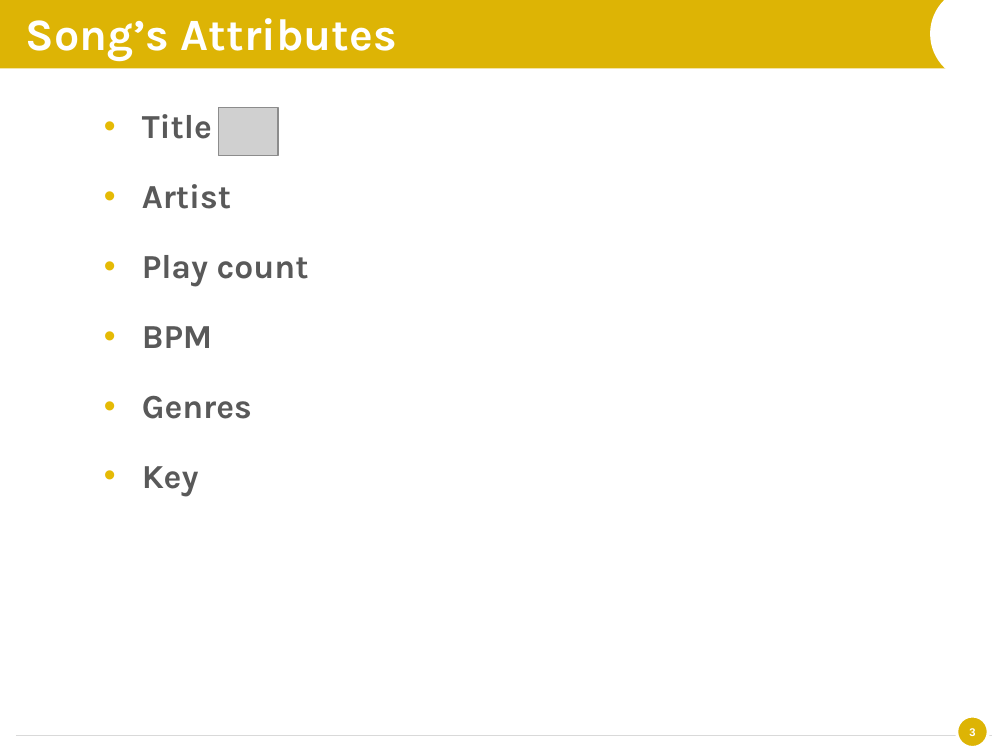
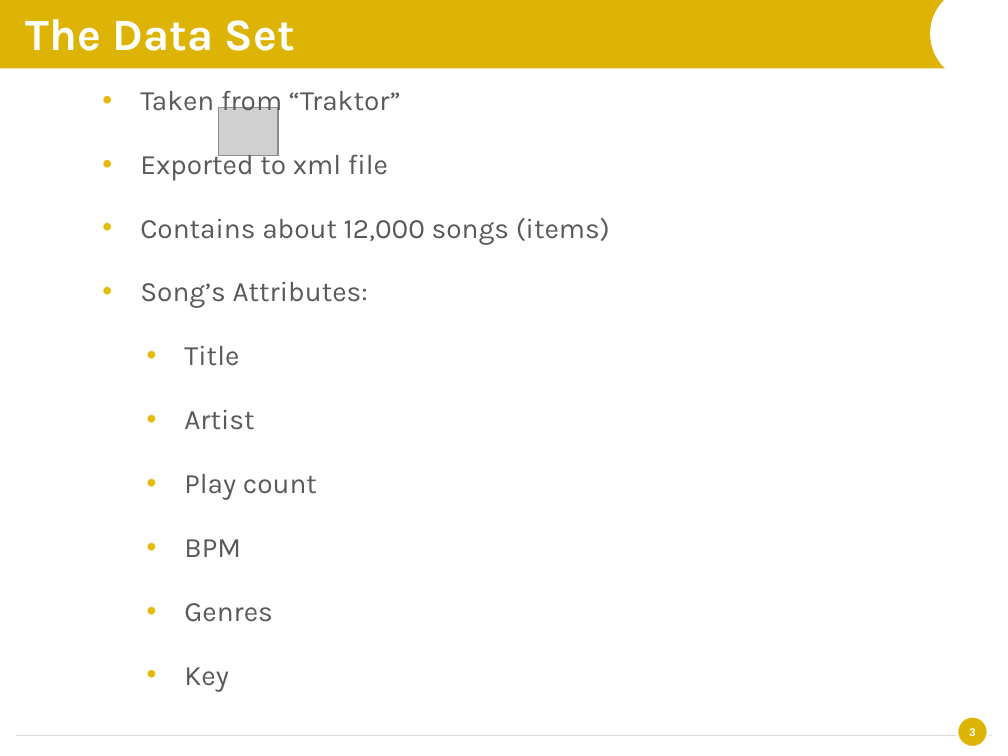
Before and after one commit to tomerwi/GuyshaProject, a slide deck: slide 4 of Report/Presentation.pptx. Drawn at 1008x756 pixels with LibreOffice and Linux fonts; fonts in the diff are those of the drawing; grey boxes stand for pictures. Boxes give left, top, right and bottom in pixels: in the first picture for what was removed or moved away, otherwise in the second. Text is boxed around its words. In the diff, an @@ line names an element or a change of style, - is before the commit and + after.

```diff
--- a/Report/Presentation.pptx
+++ b/Report/Presentation.pptx
@@ text at [26, 19, 295, 51]: text changed @@
-Song’s Attributes
+The Data Set
@@ text "Taken from “Traktor”": place and size @@
-text "Taken from “Traktor”" at [142, 114, 309, 497]
+text "Taken from “Traktor”" at [140, 90, 610, 692]
@@ text at [140, 90, 610, 308]: paragraphs added @@
+  • Taken from “Traktor”
+  • Exported to xml file
+  • Contains about 12,000 songs (items)
+  • Song’s Attributes:
@@ text at [184, 346, 317, 692]: size 24 to 20 pt, bold off in "Title", "Artist", "Play count", "BPM" and 2 more places; list level 2 to 3 in "Title"; list level 2 to 3 in "Artist"; list level 2 to 3 in "Play count"; list level 2 to 3 in "BPM"; list level 2 to 3 in "Genres"; list level 2 to 3 in "Key" @@
```
Also in this commit, not shown: 1 slide removed, 9 other files.
